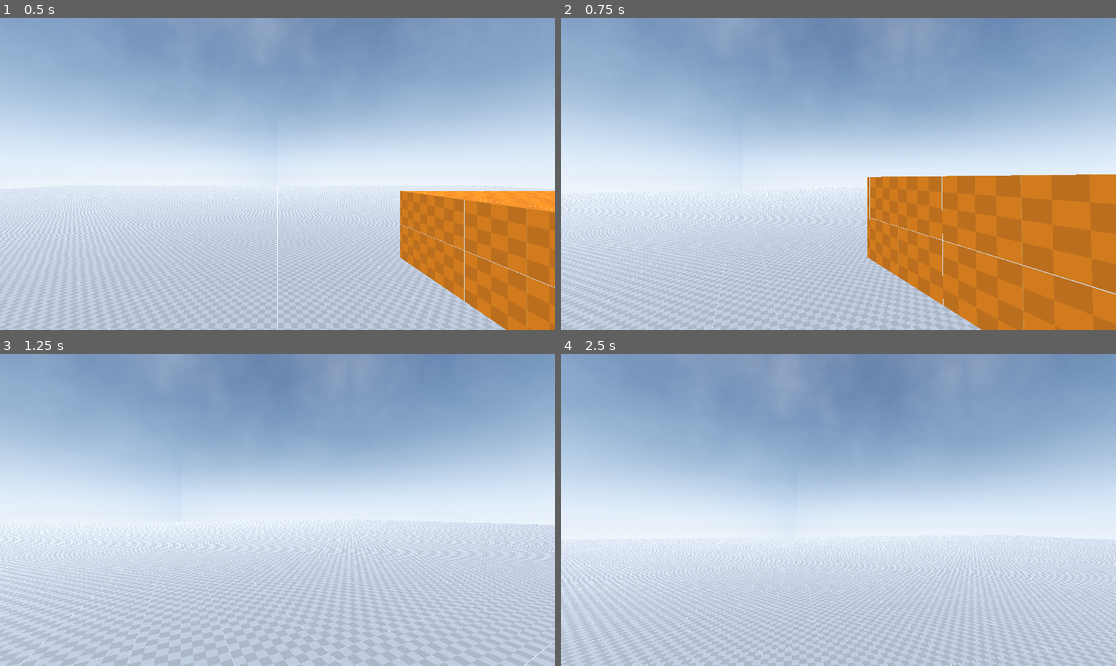
Above: before the commit, frames 1-4 (two rows, left to right).
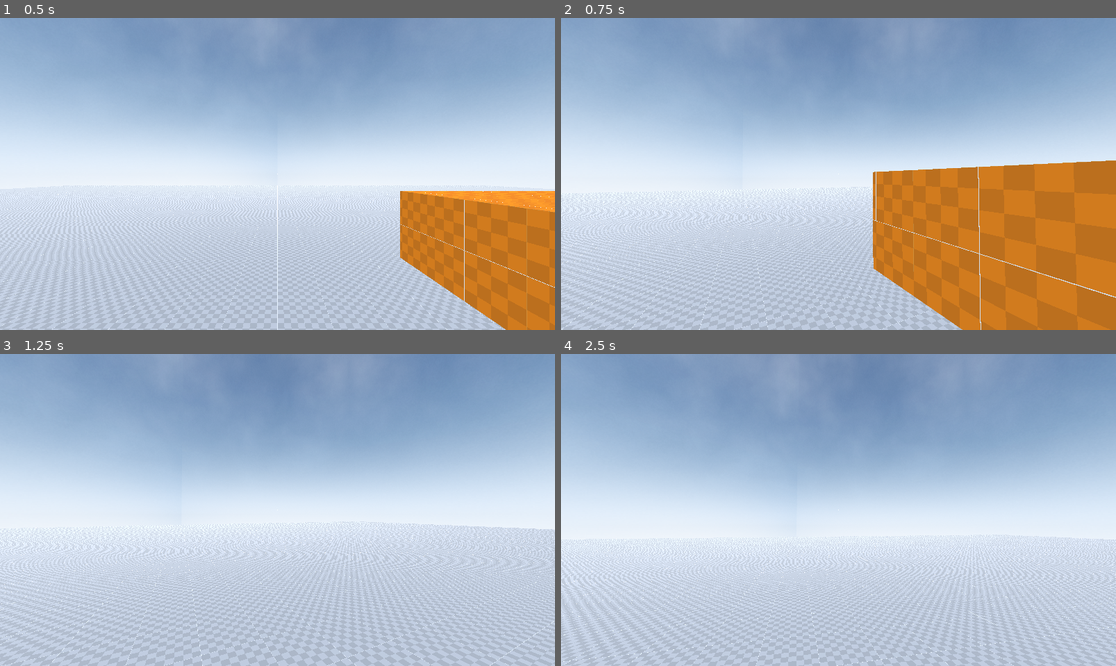
Above: after the commit, the same moments.

Repository: Emaleth/Anathema_old
Game: Godot game, scene res://world.tscn
Two runs of this game, one before a commit and one after it. Both use one fixed random seed, a clock stepped at 60 frames per second and the inputs below.
Inputs (mouse positions are in pixels of both pictures, inside the frame that each line leads up to):
- Up to frame 1 (0.5 s): no input
- Up to frame 2 (0.75 s): move the mouse to (866, 174) at 0.52 s; hold W (move_forward) from 0.53 s (still down); hold Shift (sprint, bound only after the commit) from 0.53 s (still down); click (866, 174) at 0.67 s
- Up to frame 3 (1.25 s): keep holding W (move_forward); keep holding Shift (sprint, bound only after the commit); tap Space (jump) at 0.77, 0.8, 1.07 s
- Up to frame 4 (2.5 s): keep holding W (move_forward); move the mouse to (810, 510) at 1.27 s; release Shift (sprint, bound only after the commit) at 1.28 s; tap Space (jump) at 1.35, 1.52, 1.82, 2.3 s; tap Shift (sprint, bound only after the commit) at 1.55 s; move the mouse to (849, 503) at 2.02 s; hold C (crouch) from 2.03 s (still down)

Frame 1 is identical in both runs. In frame 2, 7.1% of the frame differs, in the area x 0-100%, y 45-100%; in frame 3, 7.4%; in frame 4, 8.5%, in the area x 0-100%, y 57-100%.

Commit message:
Changes to be committed: 	modified:   source/actors/player/player.gd 	modified:   source/core/keybindings.gd

Diff:
--- a/source/actors/player/player.gd
+++ b/source/actors/player/player.gd
@@ -3,16 +3,14 @@
 
 const RUNNING_SPEED = 5.0
 const CROUCHING_SPEED = 2.0
-const SPRINTING_SPEED = 2.0
+const SPRINTING_SPEED = 10.0
 const JUMP_VELOCITY = 4.5
 const STANDING_HEAD_HEIGHT := 1.55
 const CROUCHING_HEAD_HEIGHT := 1.0
 
 var crouching := false
-var can_jump := true
-var can_stand := true
 
-var current_speed := 5
+var current_speed := 5.0
 var gravity = ProjectSettings.get_setting("physics/3d/default_gravity")
 var step_time := 1.0
 var footstep_sounds := [
@@ -69,10 +67,13 @@
 		$CrouchingCollisionShape.set_deferred("disabled", false)
 	else:
 		if not $Head/RayCast3D.is_colliding():
-			current_speed = RUNNING_SPEED
 			head.position.y = lerp(head.position.y, STANDING_HEAD_HEIGHT, 0.3)
 			$StandingCollisionShape.set_deferred("disabled", false)
 			$CrouchingCollisionShape.set_deferred("disabled", true)
+			if Input.is_action_pressed("sprint") and is_on_floor():
+				current_speed = SPRINTING_SPEED
+			else:
+				current_speed = RUNNING_SPEED
 
 func _input(event):
 	if event is InputEventMouseMotion:
--- a/source/core/keybindings.gd
+++ b/source/core/keybindings.gd
@@ -7,6 +7,7 @@
 	"move_right" : KEY_D,
 	"jump" : KEY_SPACE,
 	"crouch" : KEY_C,
+	"sprint" : KEY_SHIFT
 }
 
 var mouse_bindings : Dictionary = {
